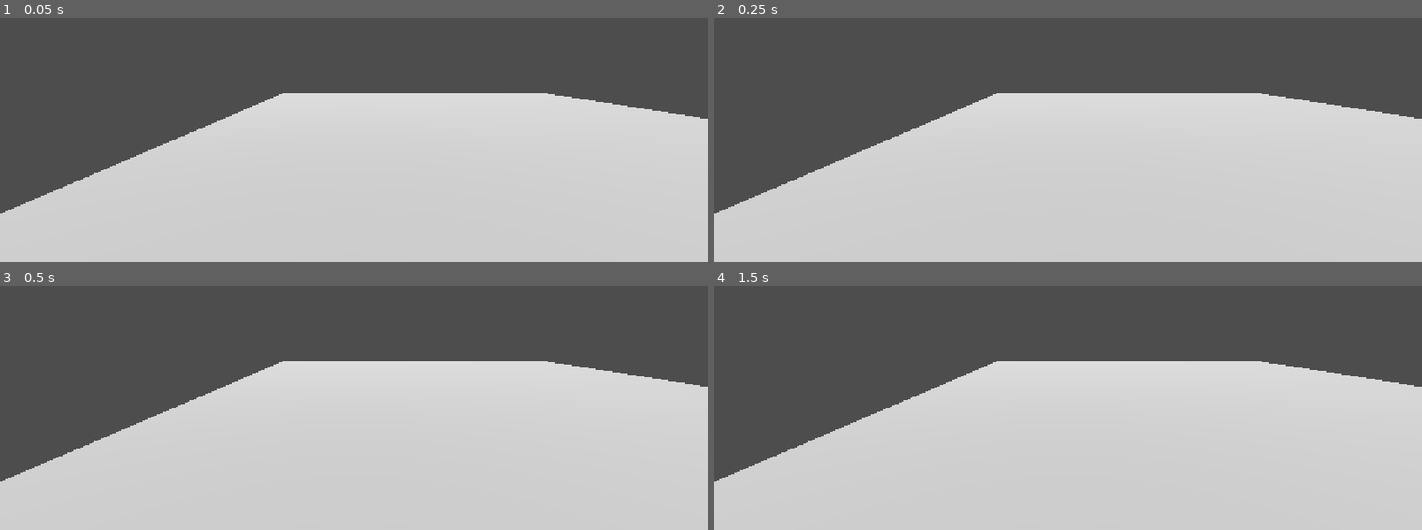
Above: before the commit, frames 1-4 (two rows, left to right).
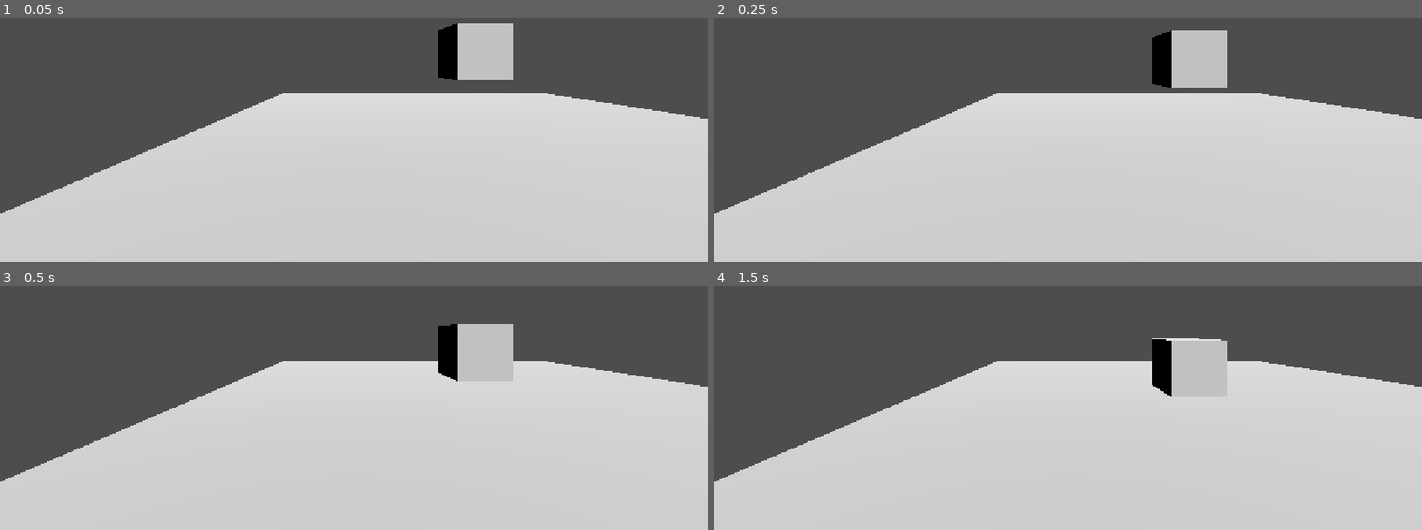
Above: after the commit, the same moments.

Repository: Grihgrix/Tank_Shift
Game: Godot game, scene res://Game scenes/Main_game_scene.tscn
Same seed, same stepped clock (60 frames per second), same inputs: the game is played once before the commit and once after it.
Inputs:
- Up to frame 1 (0.05 s): no input
- Up to frame 2 (0.25 s): no input
- Up to frame 3 (0.5 s): no input
- Up to frame 4 (1.5 s): tap Enter at 1.25 s

The runs differ from the first frame. In frame 1, 2.4% of the frame differs, in the area x 61-73%, y 2-26%; in frame 2, 2.4%, in the area x 61-73%, y 5-29%; in frame 3, 2.2%; in frame 4, 1.8%.

Commit message:
Added a vehicle object  to the scene

Diff:
--- a/Game scenes/Main_game_scene.tscn
+++ b/Game scenes/Main_game_scene.tscn
@@ -1,9 +1,13 @@
 [gd_scene format=3 uid="uid://5re30mheve6q"]
 
 [ext_resource type="PackedScene" uid="uid://d1nvhx82wsm53" path="res://Assets/Prototypes/Plaque.glb" id="1_eiicu"]
+[ext_resource type="PackedScene" uid="uid://yrocl3rxgydf" path="res://Assets/Prototypes/Cube.glb" id="2_sqh5q"]
 
 [sub_resource type="BoxShape3D" id="BoxShape3D_wltj5"]
 size = Vector3(19.999165, 0.19824219, 19.997648)
+
+[sub_resource type="BoxShape3D" id="BoxShape3D_f7ppj"]
+size = Vector3(1.9954224, 2.0019531, 1.9885864)
 
 [node name="Node" type="Node" unique_id=1927353018]
 
@@ -22,3 +26,12 @@
 
 [node name="DirectionalLight3D" type="DirectionalLight3D" parent="." unique_id=1646275945]
 transform = Transform3D(1, 0, 0, 0, 0.6598504, 0.751397, 0, -0.751397, 0.6598504, -4.600258, 8.264026, 10.114742)
+
+[node name="VehicleBody3D" type="VehicleBody3D" parent="." unique_id=2088346359]
+transform = Transform3D(1, 0, 0, 0, 1, 0, 0, 0, 1, 0, 2.808823, 0)
+
+[node name="Cube2" parent="VehicleBody3D" unique_id=1404971807 instance=ExtResource("2_sqh5q")]
+
+[node name="CollisionShape3D" type="CollisionShape3D" parent="VehicleBody3D" unique_id=224844168]
+transform = Transform3D(1, 0, 0, 0, 1, 0, 0, 0, 1, -3.0517578e-05, 0, -0.0014953613)
+shape = SubResource("BoxShape3D_f7ppj")
